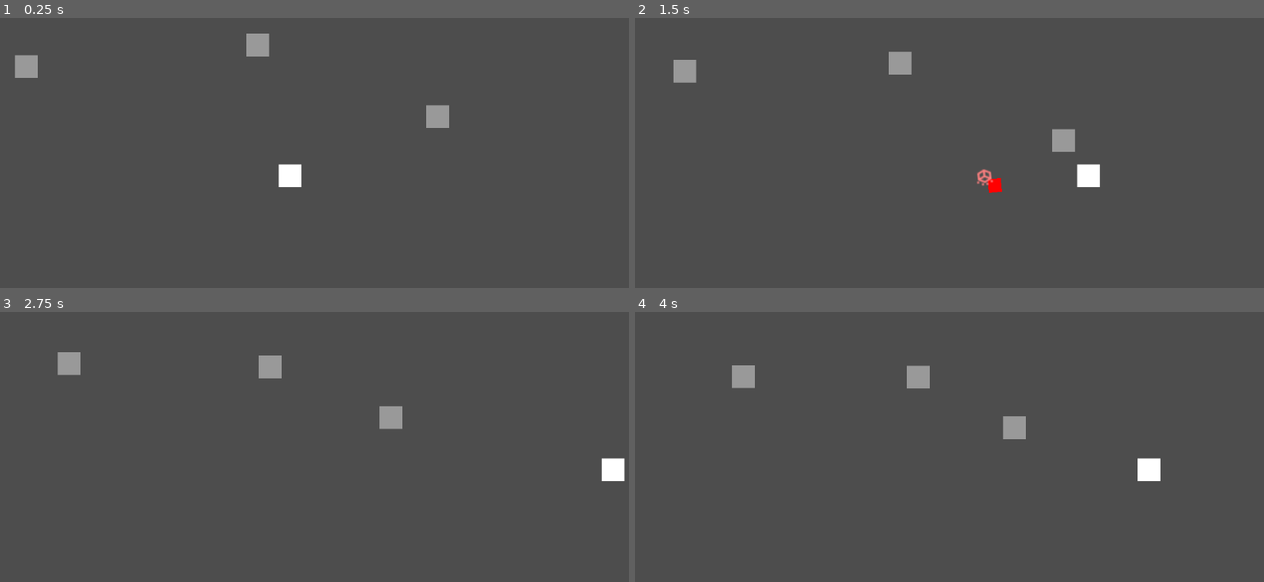
Above: before the commit, frames 1-4 (two rows, left to right).
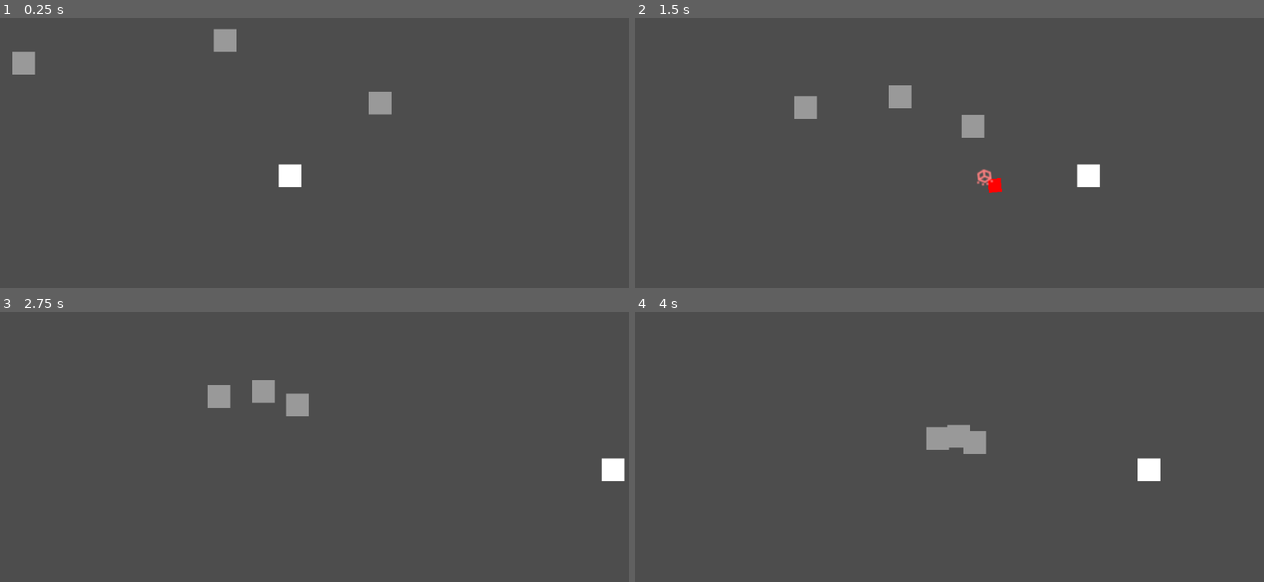
Above: after the commit, the same moments.

Repository: hpi-swa-lab/godot-pronto
Game: Godot game, scene res://example_magnet/magnet_level.tscn
The game is run twice, just before and just after one commit, with the same random seed, the same clock (stepped at 60 frames per second) and the same inputs.
Inputs (mouse positions are in pixels of both pictures, inside the frame that each line leads up to):
- Up to frame 1 (0.25 s): no input
- Up to frame 2 (1.5 s): move the mouse to (1081, 169) at 0.52 s; hold Right (ui_right) 0.53-1.25 s; click (1081, 169) at 0.67 s; drag from (804, 204) to (679, 63) at 1.27 s
- Up to frame 3 (2.75 s): move the mouse to (364, 398) at 2.02 s; hold Right (ui_right) from 2.03 s (still down)
- Up to frame 4 (4 s): release Right (ui_right) at 2.75 s; drag from (905, 555) to (905, 366) at 2.77 s; move the mouse to (1131, 536) at 3.52 s; hold Left (ui_left) from 3.53 s (still down)

The runs differ from the first frame. In frame 1, 1.4% of the frame differs, in the area x 1-72%, y 3-41%; in frame 2, 1.9%, in the area x 6-70%, y 12-50%; in frame 3, 1.9%; in frame 4, 1.8%.

Commit message:
lerp magnets

Diff:
--- a/example_magnet/metal.tscn
+++ b/example_magnet/metal.tscn
@@ -1,6 +1,5 @@
-[gd_scene load_steps=8 format=3 uid="uid://cuw85xlxw1fxj"]
+[gd_scene load_steps=7 format=3 uid="uid://cuw85xlxw1fxj"]
 
-[ext_resource type="Script" path="res://addons/prototyping/Move.gd" id="1_s5sje"]
 [ext_resource type="Script" path="res://addons/prototyping/State.gd" id="2_qpnkj"]
 [ext_resource type="Script" path="res://addons/prototyping/Controls.gd" id="3_kcbcg"]
 [ext_resource type="Script" path="res://addons/prototyping/helpers/Connection.gd" id="4_pujtg"]
@@ -19,9 +18,9 @@
 [sub_resource type="Resource" id="Resource_jq1sq"]
 script = ExtResource("4_pujtg")
 signal_name = "timeout"
-to = NodePath("../Move")
-invoke = "move_toward"
-arguments = Array[String](["get_node(\"../State\").at(\"target\")"])
+to = NodePath("..")
+invoke = "set"
+arguments = Array[String](["\"position\"", "lerp(position, get_node(\"State\").at(\"target\"), 0.01)"])
 expression = ""
 
 [node name="metal" type="Area2D" groups=["metal"]]
@@ -37,9 +36,6 @@
 position = Vector2(0.5, 2)
 shape = SubResource("RectangleShape2D_5kw8h")
 
-[node name="Move" type="Node" parent="."]
-script = ExtResource("1_s5sje")
-
 [node name="State" type="Node" parent="."]
 script = ExtResource("2_qpnkj")
 metadata/target = Vector2(0, 0)
